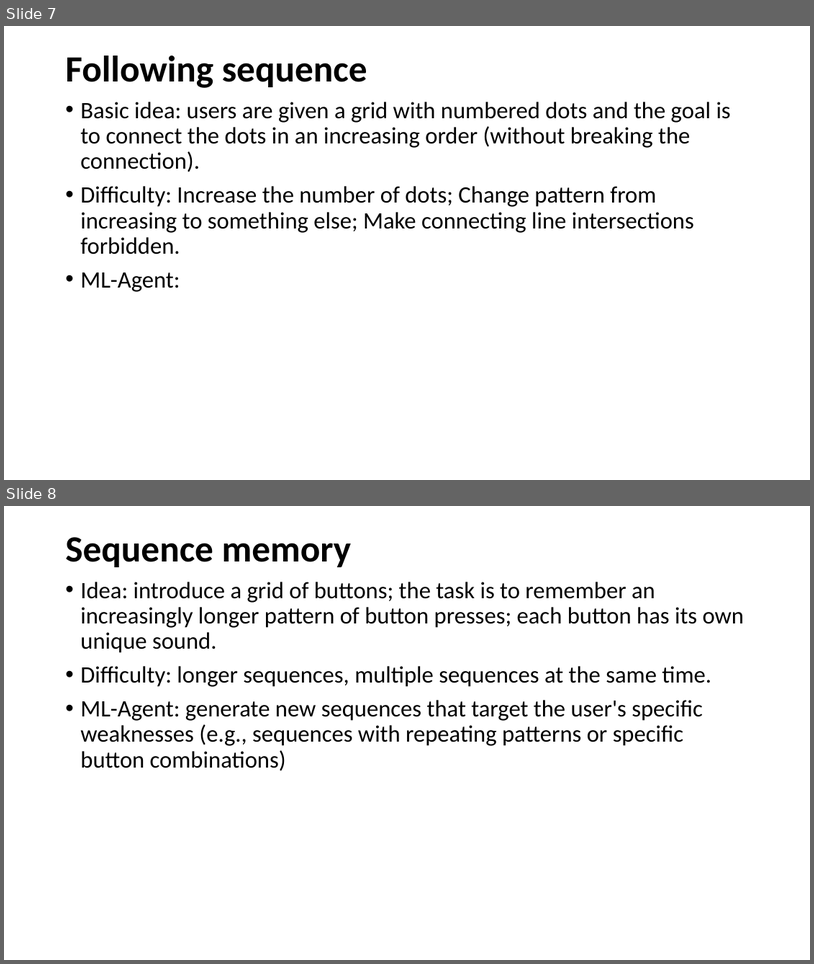
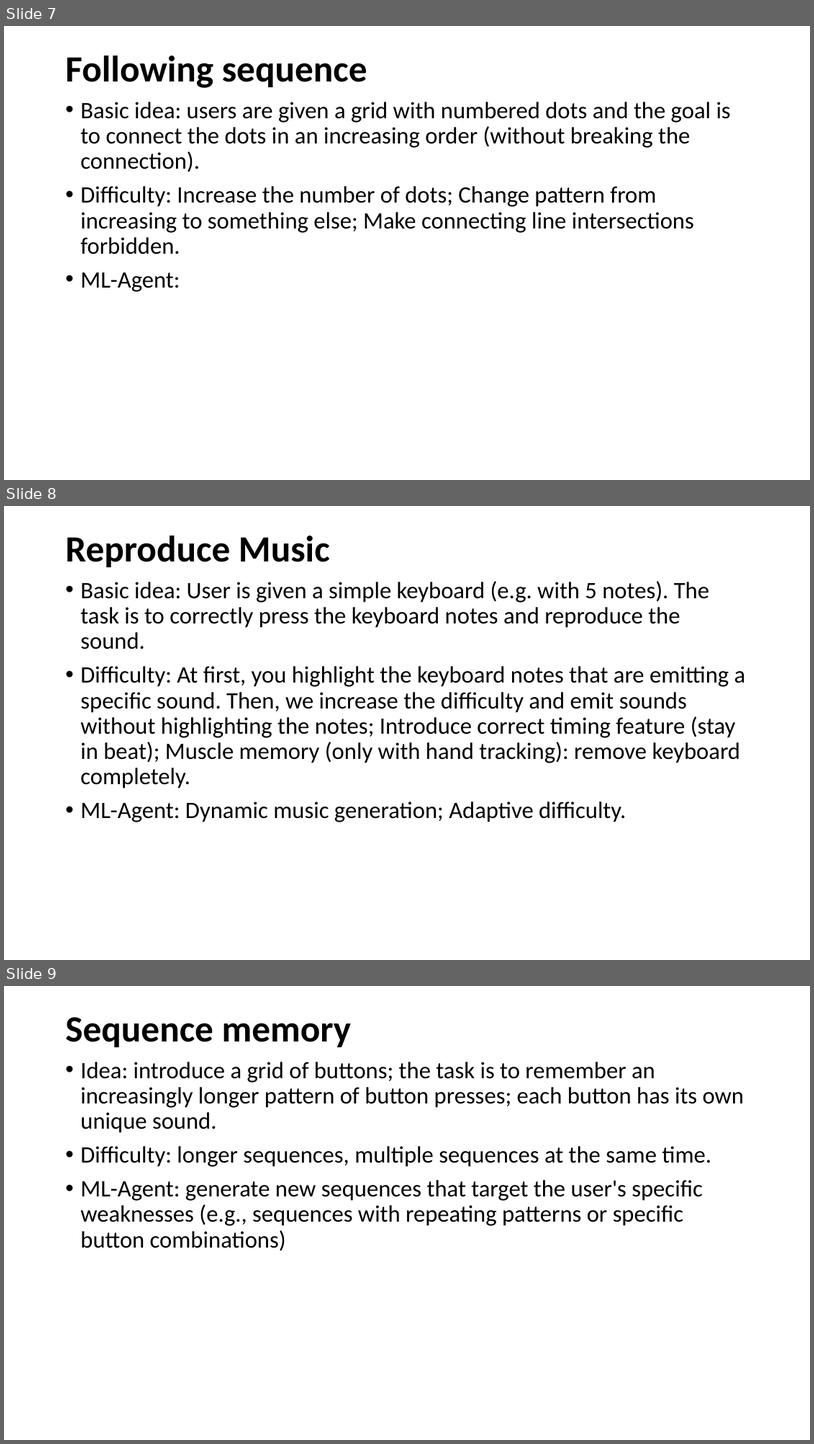
Before and after one commit to ztsv-av/xr_ml, a slide deck: vr_ideas.pptx. Shown one above the other, each under a label of ours: slides 7 and 8 before the commit, slides 7, 8 and 9 after it. The pictures are 814x964 and 814x1444 pixels, drawn with LibreOffice and Linux fonts; fonts in the diff are those of the drawing. Boxes give left, top, right and bottom in pixels: in the first picture for what was removed or moved away, otherwise in the second. Text is boxed around its words. In the diff, an @@ line names an element or a change of style, - is before the commit and + after.

Commit message:
upd

```diff
--- a/vr_ideas.pptx
+++ b/vr_ideas.pptx
@@ slide 8 added at (4,506,810,960), background #FFFFFF @@
@@ title added at (65,536,330,567), 44 pt, text #000000, bold @@
+Reproduce Music
@@ text added at (80,581,746,822), 28 pt, text #000000 @@
+• Basic idea: User is given a simple keyboard (e.g. with 5 notes). The task is to correctly press the keyboard notes and reproduce the sound.
+• Difficulty: At first, you highlight the keyboard notes that are emitting a specific sound. Then, we increase the difficulty and emit sounds without highlighting the notes; Introduce correct timing feature (stay in beat); Muscle memory (only with hand tracking): remove keyboard completely.
+• ML-Agent: Dynamic music generation; Adaptive difficulty.
@@ what was slide 8 is now slide 9 @@
```
